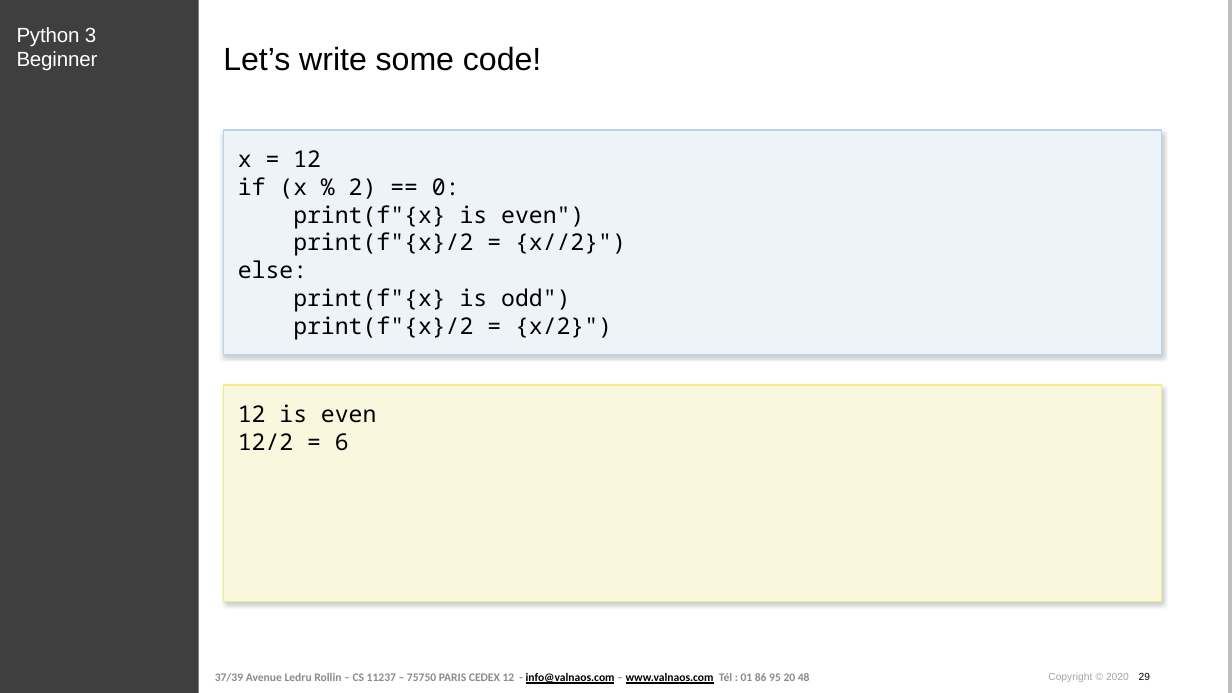
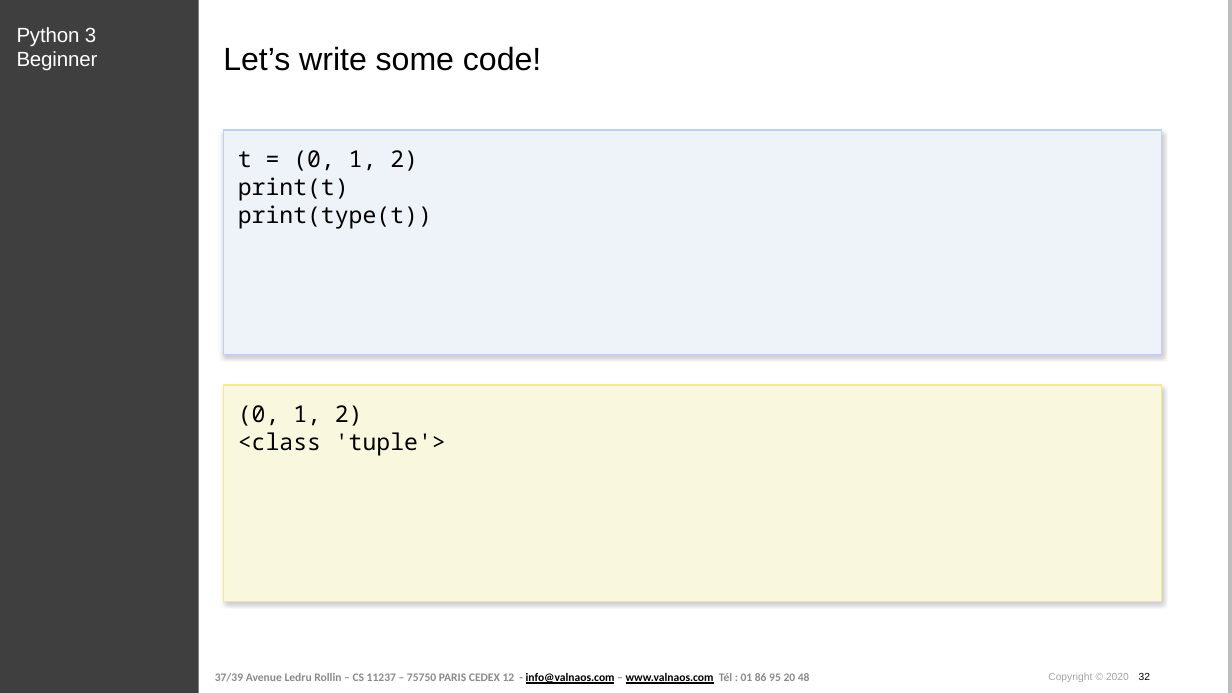
Before and after one commit to cstar-industries/python-3-beginner, a slide deck: slide 32 of 003-Data-Structures/Data Structures - Slides.pptx (slide 29 before the commit). Drawn at 1232x693 pixels with LibreOffice and Linux fonts; fonts in the diff are those of the drawing; background and template pictures are left out. Boxes give left, top, right and bottom in pixels: in the first picture for what was removed or moved away, otherwise in the second. Text is boxed around its words. In the diff, an @@ line names an element or a change of style, - is before the commit and + after.

```diff
--- a/003-Data-Structures/Data Structures - Slides.pptx
+++ b/003-Data-Structures/Data Structures - Slides.pptx
@@ text at [238, 150, 432, 229]: text changed @@
-x = 12
-if (x % 2) == 0:
-print(f"{x} is even")
-print(f"{x}/2 = {x//2}")
-else:
-print(f"{x} is odd")
-print(f"{x}/2 = {x/2}")
+t = (0, 1, 2)
+print(t)
+print(type(t))
@@ text at [238, 405, 446, 456]: text changed @@
-12 is even
-12/2 = 6
+(0, 1, 2)
+<class 'tuple'>
@@ text at [1048, 673, 1150, 682]: text changed @@
-Copyright © 2020 29
+Copyright © 2020 32
```
Also in this commit, not shown: 18 other slides changed, 50 slides added, 44 slides removed, 1 other file.
